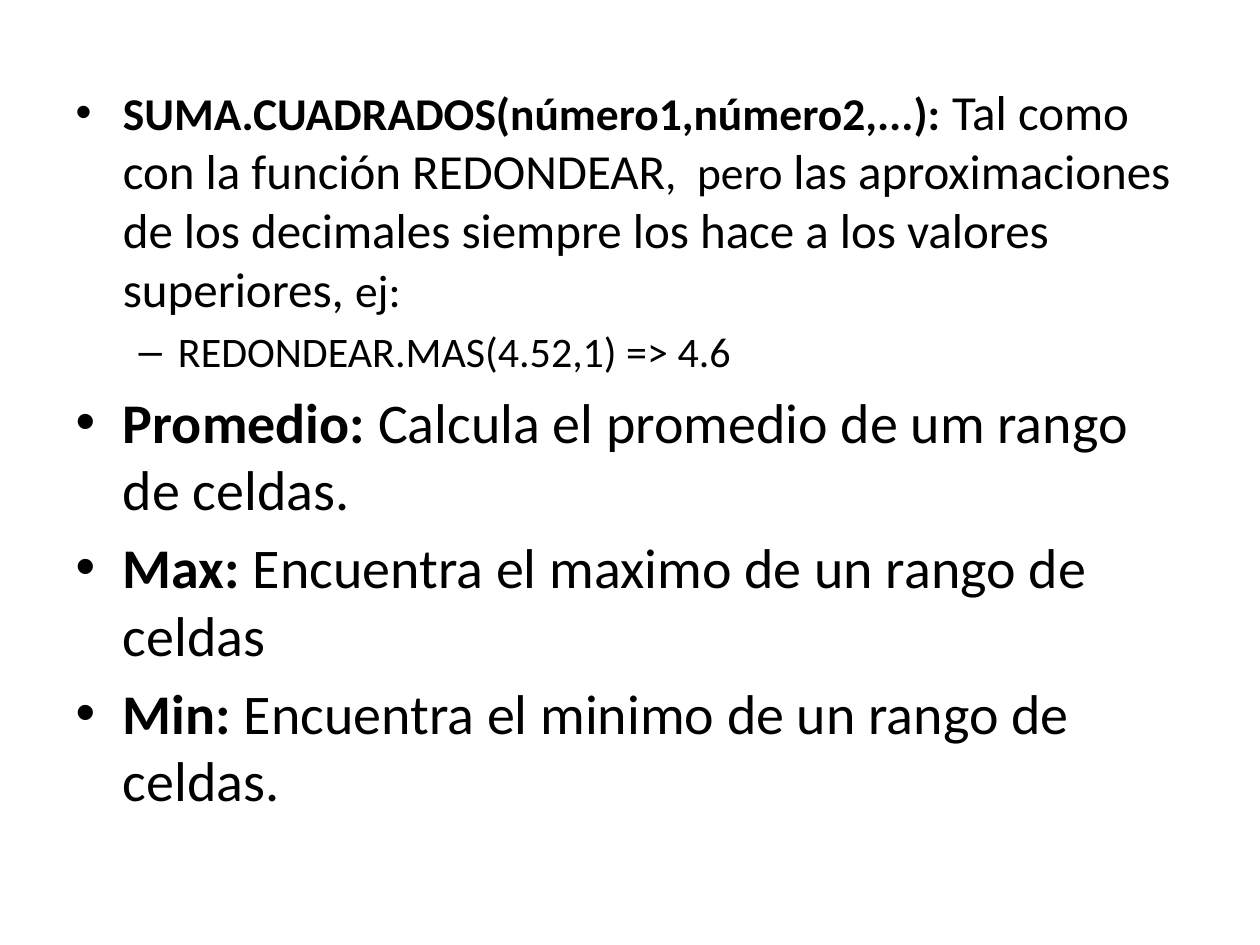
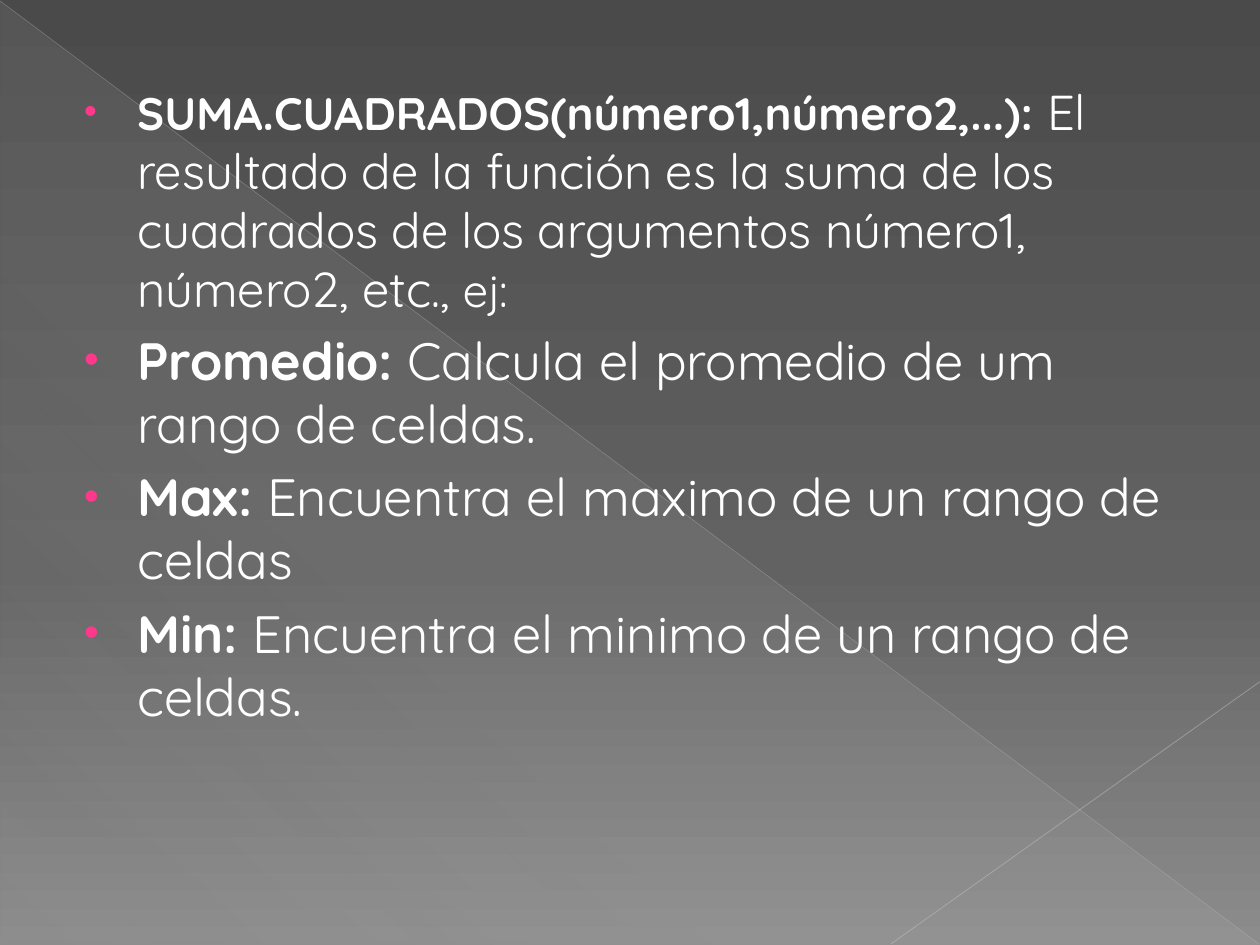
Before and after one commit to kleberloayzacastro/universidad, a slide deck: slide 12 of 2015-2016/clases/computacion_aplicada_2/clase_2/clase_2.pptx. Drawn at 1260x945 pixels with LibreOffice and Linux fonts; fonts in the diff are those of the drawing. Boxes give left, top, right and bottom in pixels: in the first picture for what was removed or moved away, otherwise in the second. Text is boxed around its words. In the diff, an @@ line names an element or a change of style, - is before the commit and + after.

```diff
--- a/2015-2016/clases/computacion_aplicada_2/clase_2/clase_2.pptx
+++ b/2015-2016/clases/computacion_aplicada_2/clase_2/clase_2.pptx
@@ background #FFFFFF to gradient #4A4A4A to #626262 to #8C8C8C @@
@@ line added from (0, 1) to (1259, 944), #BFBFBF 0.39 pt @@
@@ right triangle added at box(1, 3, 1259, 945), fill gradient #D2D2D2 @@
@@ text at box(137, 94, 1086, 316): text changed; font Calibri to Quicksand; text colour #000000 to #FFFFFF @@
-• SUMA.CUADRADOS(número1,número2,...): Tal como con la función REDONDEAR, pero las aproximaciones de los decimales siempre los hace a los valores superiores, ej:
-  – REDONDEAR.MAS(4.52,1) => 4.6
+• SUMA.CUADRADOS(número1,número2,...): El resultado de la función es la suma de los cuadrados de los argumentos número1, número2, etc., ej:
@@ text at box(137, 341, 1161, 717): size 32 to 30 pt, font Calibri to Quicksand, text colour #000000 to #FFFFFF in "Promedio: Calcula el promedio de um rango ...", "Max: Encuentra el maximo de un rango ...", "Min: Encuentra el minimo de un rango ..."; indent changed @@
@@ line added from (1260, 682) to (891, 944), #C6C6C6 0.47 pt @@
```
Also in this commit, not shown: 12 other slides changed, 9 other files.
